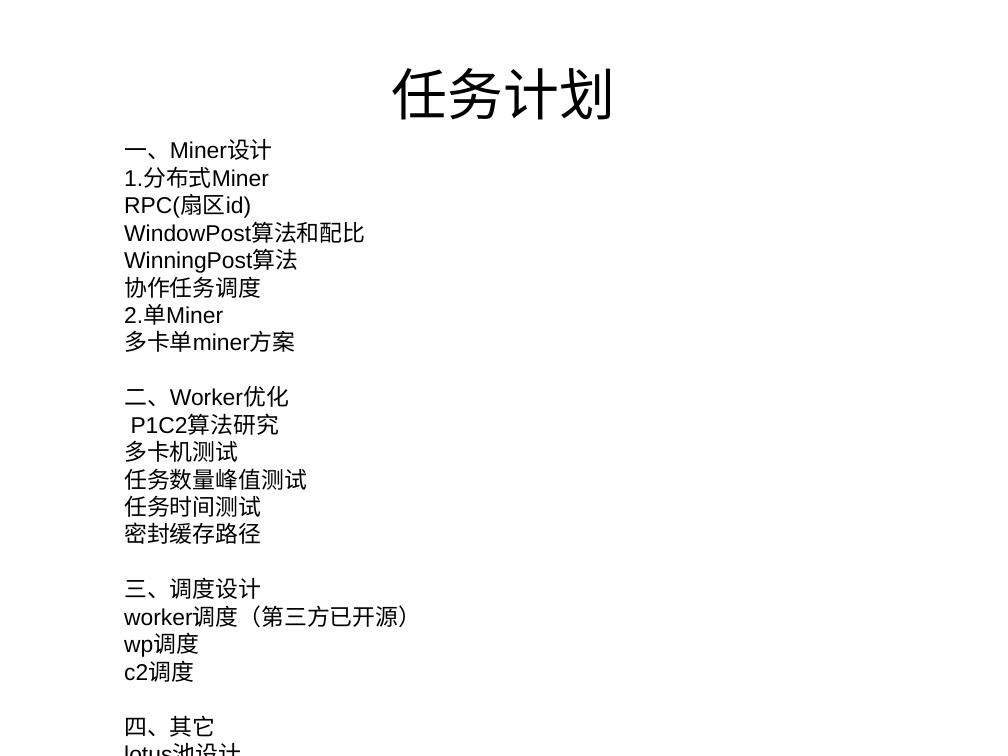
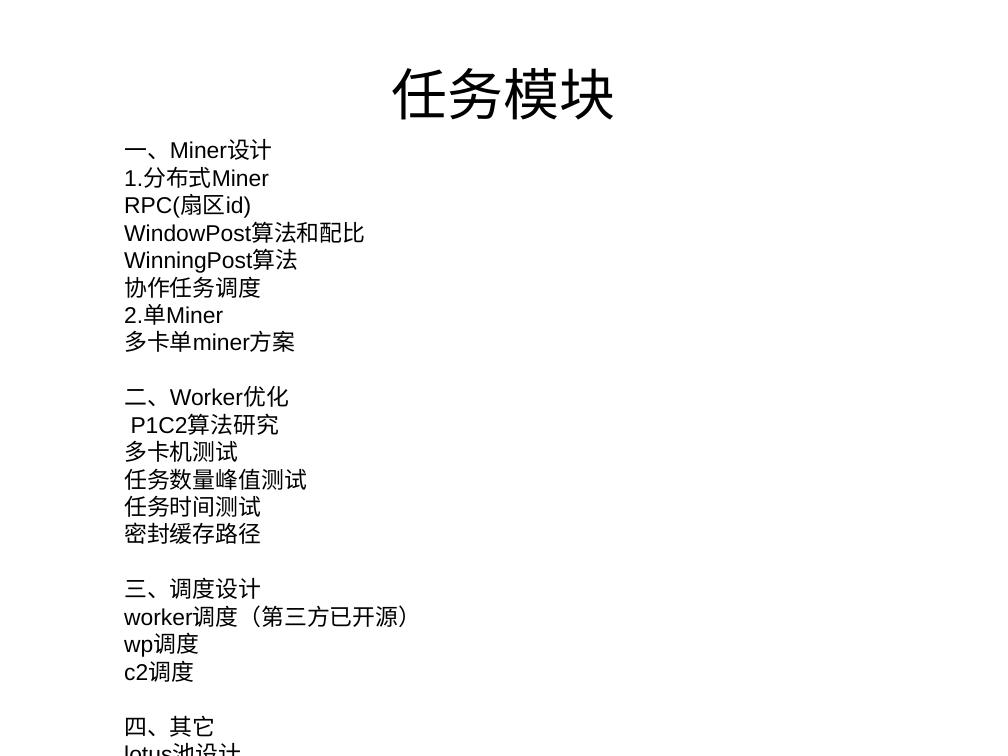
Before and after one commit to xingzjx/blockchain, a slide deck: slide 14 of filecoin/filecoin_share.pptx. Drawn at 1008x756 pixels with LibreOffice and Linux fonts; fonts in the diff are those of the drawing; background and template pictures are left out. Boxes give left, top, right and bottom in pixels: in the first picture for what was removed or moved away, otherwise in the second. Text is boxed around its words. In the diff, an @@ line names an element or a change of style, - is before the commit and + after.

```diff
--- a/filecoin/filecoin_share.pptx
+++ b/filecoin/filecoin_share.pptx
@@ text at (392,68,615,120): text changed @@
-任务计划
+任务模块
```
Also in this commit, not shown: 2 other files.
